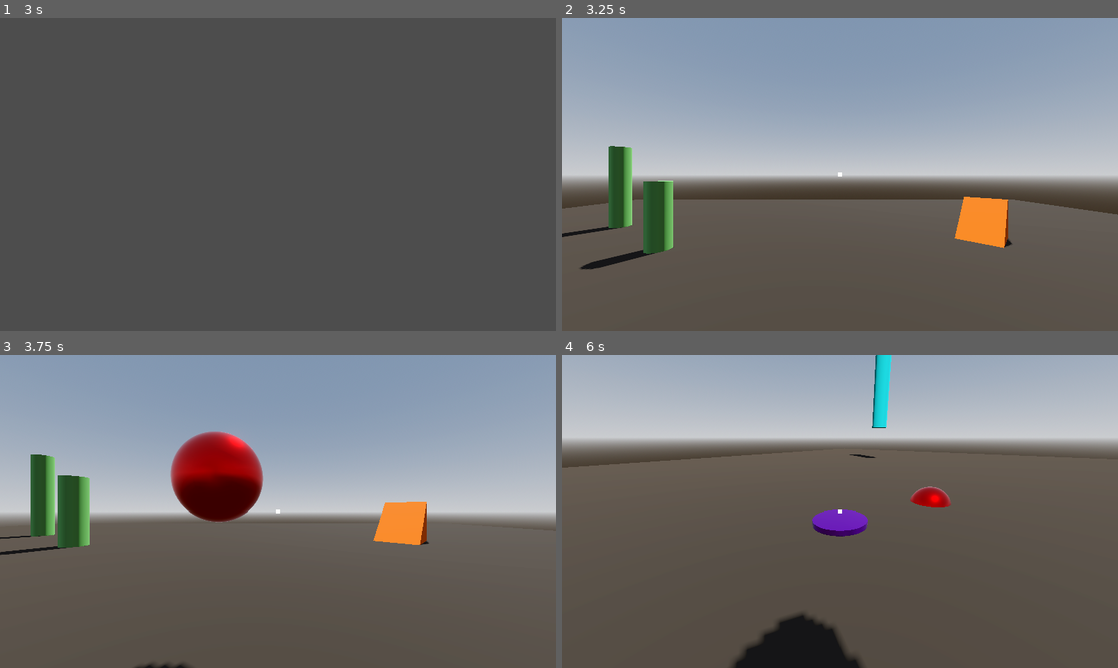
Above: before the commit, frames 1-4 (two rows, left to right).
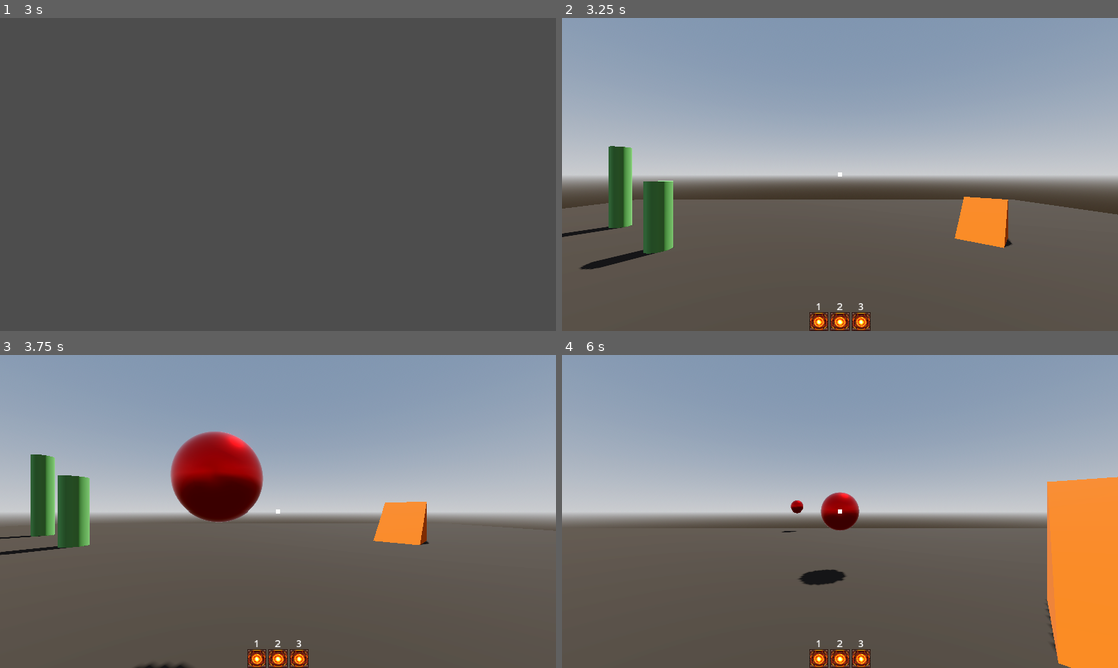
Above: after the commit, the same moments.

Repository: Isaaa43/Saudavel-e-Balanceado
Game: Godot game, scene res://cenas/main_game.tscn
Same seed, same stepped clock (60 frames per second), same inputs: the game is played once before the commit and once after it.
Inputs (mouse positions are in pixels of both pictures, inside the frame that each line leads up to):
- Up to frame 1 (3 s): click (278, 224) at 0.52 s; type "Alex" at 0.6 s; click "Jogar" at 1.25 s; click "Host" at 2 s; click "Começar Partida" at 2.75 s
- Up to frame 2 (3.25 s): no input
- Up to frame 3 (3.75 s): move the mouse to (400, 495) at 3.52 s; hold D (direita) from 3.53 s (still down); right-click (400, 495) at 3.6 s; click (400, 495) at 3.67 s
- Up to frame 4 (6 s): tap Space (pular) at 3.77, 4.52 s; move the mouse to (812, 511) at 4.27 s; release D (direita) at 4.28 s; hold W (frente) from 4.28 s (still down); tap Middle mouse button (acao_2) at 4.35, 5.85 s; click (812, 511) at 4.42 s; move the mouse to (851, 505) at 5.02 s; right-click (851, 505) at 5.1 s; click (851, 505) at 5.17 s; move the mouse to (834, 517) at 5.77 s; click (834, 517) at 5.92 s

Frame 1 is identical in both runs. In frame 2, 0.6% of the frame differs, in the area x 44-56%, y 91-100%; in frame 3, 0.6%; in frame 4, 58%, in the area x 0-100%, y 0-100%.

Commit message:
Criado Hud Jogador

Diff:
--- /dev/null
+++ b/luta-magos/cenas/game/UI/hud_jogador.tscn
@@ -0,0 +1,107 @@
+[gd_scene format=3 uid="uid://c4x1fiwa5kwuq"]
+
+[ext_resource type="Script" uid="uid://durmiqjnxtqui" path="res://scripts/game/UI/hud_jogador.gd" id="1_a8gqf"]
+[ext_resource type="Texture2D" uid="uid://c04e3r2l566yl" path="res://assets/temp/feiticosIcones/Fire Spell Pack57.png" id="1_bqy3s"]
+
+[node name="HUDjogador" type="Control" unique_id=31207200]
+layout_mode = 3
+anchors_preset = 15
+anchor_right = 1.0
+anchor_bottom = 1.0
+grow_horizontal = 2
+grow_vertical = 2
+script = ExtResource("1_a8gqf")
+
+[node name="HudAim" type="Control" parent="." unique_id=1384346477]
+layout_mode = 1
+anchors_preset = 15
+anchor_right = 1.0
+anchor_bottom = 1.0
+grow_horizontal = 2
+grow_vertical = 2
+mouse_filter = 2
+
+[node name="ColorRect" type="ColorRect" parent="HudAim" unique_id=599068103]
+layout_mode = 1
+anchors_preset = 8
+anchor_left = 0.5
+anchor_top = 0.5
+anchor_right = 0.5
+anchor_bottom = 0.5
+offset_left = -5.0
+offset_top = -5.0
+offset_right = 5.0
+offset_bottom = 5.0
+grow_horizontal = 2
+grow_vertical = 2
+mouse_filter = 2
+
+[node name="HBoxContainer" type="HBoxContainer" parent="." unique_id=1206569448]
+layout_mode = 1
+anchors_preset = 7
+anchor_left = 0.5
+anchor_top = 1.0
+anchor_right = 0.5
+anchor_bottom = 1.0
+offset_left = -52.0
+offset_top = -32.0
+offset_right = 52.0
+grow_horizontal = 2
+grow_vertical = 0
+scale = Vector2(2, 2)
+pivot_offset = Vector2(52, 32)
+alignment = 1
+
+[node name="TextureRect" type="TextureRect" parent="HBoxContainer" unique_id=2012555246]
+layout_mode = 2
+texture = ExtResource("1_bqy3s")
+stretch_mode = 2
+
+[node name="Label" type="Label" parent="HBoxContainer/TextureRect" unique_id=1251329543]
+layout_mode = 1
+anchors_preset = 5
+anchor_left = 0.5
+anchor_right = 0.5
+offset_left = -20.0
+offset_top = -22.0
+offset_right = 20.0
+offset_bottom = 1.0
+grow_horizontal = 2
+text = "1"
+horizontal_alignment = 1
+
+[node name="TextureRect2" type="TextureRect" parent="HBoxContainer" unique_id=514923322]
+layout_mode = 2
+texture = ExtResource("1_bqy3s")
+stretch_mode = 2
+
+[node name="Label" type="Label" parent="HBoxContainer/TextureRect2" unique_id=1963435590]
+layout_mode = 1
+anchors_preset = 5
+anchor_left = 0.5
+anchor_right = 0.5
+offset_left = -20.0
+offset_top = -22.0
+offset_right = 20.0
+offset_bottom = 1.0
+grow_horizontal = 2
+text = "2"
+horizontal_alignment = 1
+
+[node name="TextureRect3" type="TextureRect" parent="HBoxContainer" unique_id=439134738]
+layout_mode = 2
+texture = ExtResource("1_bqy3s")
+stretch_mode = 2
+
+[node name="Label" type="Label" parent="HBoxContainer/TextureRect3" unique_id=1823001661]
+layout_mode = 1
+anchors_preset = 5
+anchor_left = 0.5
+anchor_right = 0.5
+offset_left = -20.0
+offset_top = -22.0
+offset_right = 20.0
+offset_bottom = 1.0
+grow_horizontal = 2
+text = "3"
+horizontal_alignment = 1
--- a/luta-magos/cenas/game/characters/jogador.tscn
+++ b/luta-magos/cenas/game/characters/jogador.tscn
@@ -3,6 +3,7 @@
 [ext_resource type="Script" uid="uid://3oy0uv3417rj" path="res://scripts/game/characters/jogador.gd" id="1_30vjq"]
 [ext_resource type="Script" uid="uid://cedl4qy6fkjy3" path="res://scripts/game/characters/camera.gd" id="2_s5tbn"]
 [ext_resource type="Script" uid="uid://dofbbhfx4m25a" path="res://scripts/game/characters/lancador_feiticos.gd" id="3_qf517"]
+[ext_resource type="PackedScene" uid="uid://c4x1fiwa5kwuq" path="res://cenas/game/UI/hud_jogador.tscn" id="4_s8iyn"]
 
 [sub_resource type="CapsuleShape3D" id="CapsuleShape3D_jbwqc"]
 
@@ -59,29 +60,7 @@
 collision_mask = 6
 collide_with_areas = true
 
-[node name="HudAim" type="Control" parent="Cabeca/Camera3D" unique_id=623777350]
-layout_mode = 3
-anchors_preset = 15
-anchor_right = 1.0
-anchor_bottom = 1.0
-grow_horizontal = 2
-grow_vertical = 2
-mouse_filter = 2
-
-[node name="ColorRect" type="ColorRect" parent="Cabeca/Camera3D/HudAim" unique_id=2068083543]
-layout_mode = 1
-anchors_preset = 8
-anchor_left = 0.5
-anchor_top = 0.5
-anchor_right = 0.5
-anchor_bottom = 0.5
-offset_left = -5.0
-offset_top = -5.0
-offset_right = 5.0
-offset_bottom = 5.0
-grow_horizontal = 2
-grow_vertical = 2
-mouse_filter = 2
+[node name="HUDjogador" parent="Cabeca/Camera3D" unique_id=31207200 instance=ExtResource("4_s8iyn")]
 
 [node name="CabecaPivot" type="Node3D" parent="Cabeca" unique_id=2010991378]
 transform = Transform3D(1, 0, 0, 0, 1, 0, 0, 0, 1, 0, 0, -0.15)
@@ -90,9 +69,6 @@
 transform = Transform3D(0.75, 0, 0, 0, 0.75, 0, 0, 0, 0.75, 0, 0, -0.099999994)
 mesh = SubResource("SphereMesh_s5tbn")
 surface_material_override/0 = SubResource("StandardMaterial3D_qf517")
-
-[node name="MultiplayerSynchronizer" type="MultiplayerSynchronizer" parent="." unique_id=1203761034]
-replication_config = SubResource("SceneReplicationConfig_s5tbn")
 
 [node name="LabelDano" type="Label3D" parent="." unique_id=1477714311]
 transform = Transform3D(1, 0, 0, 0, 1, 0, 0, 0, 1, 0, 2.5002263, 0)
@@ -103,3 +79,6 @@
 "
 font_size = 50
 outline_size = 16
+
+[node name="MultiplayerSynchronizer" type="MultiplayerSynchronizer" parent="." unique_id=1203761034]
+replication_config = SubResource("SceneReplicationConfig_s5tbn")
--- a/luta-magos/project.godot
+++ b/luta-magos/project.godot
@@ -37,6 +37,7 @@
 folder_colors={
 "res://_debug/": "gray",
 "res://assets/": "red",
+"res://assets/temp/": "gray",
 "res://cenas/": "yellow",
 "res://cenas/game/": "orange",
 "res://cenas/game/UI/": "green",
--- /dev/null
+++ b/luta-magos/scripts/game/UI/hud_jogador.gd
@@ -0,0 +1,2 @@
+class_name HUDJogador
+extends Control
Binary file added: luta-magos/assets/temp/feiticosIcones/Fire Spell Pack sheet.png
Not shown, added: luta-magos/assets/temp/feiticosIcones/Fire Spell Pack sheet.png.import
Binary file added: luta-magos/assets/temp/feiticosIcones/Fire Spell Pack57.png
Not shown, added: luta-magos/assets/temp/feiticosIcones/Fire Spell Pack57.png.import
Not shown, added: luta-magos/scripts/game/UI/hud_jogador.gd.uid
